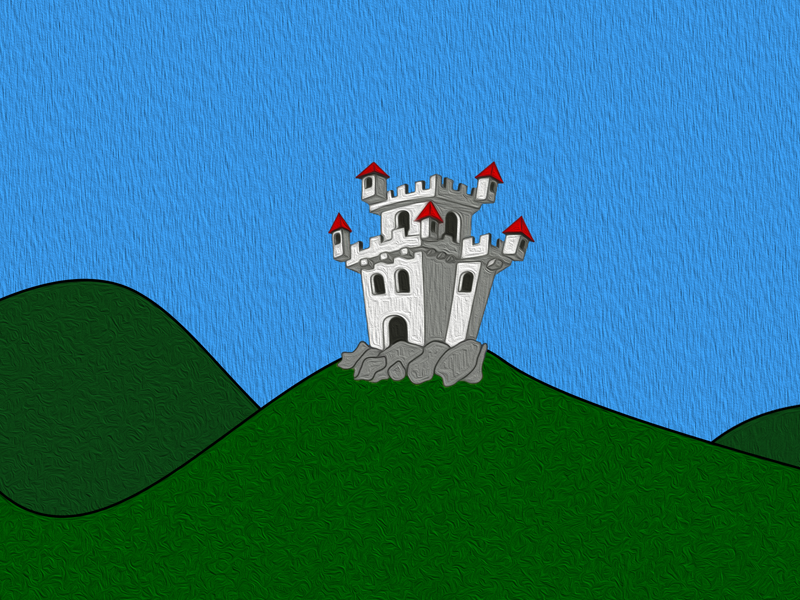
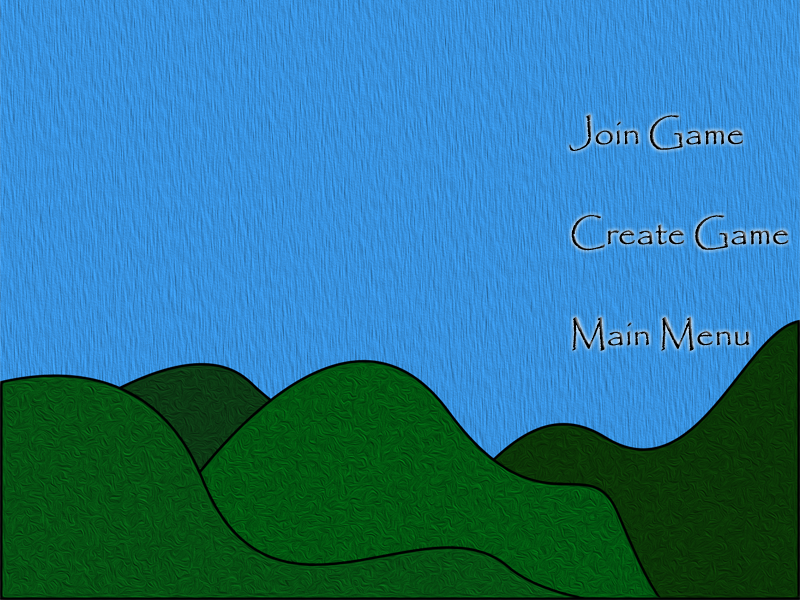
Revision of a layered (800, 600) image; what changed, layer by layer:
added group "Rasterized" with 9 layers above "Unrasterized" over (x1=53, y1=110, x2=793, y2=355)
added group "BaseMenu" (1st of 2, in "Rasterized") with 3 layers in group "Rasterized" over (x1=565, y1=110, x2=793, y2=355)
added layer "Main Menu" (1st of 2, in "Rasterized" › "BaseMenu") in group "BaseMenu" over (x1=568, y1=313, x2=754, y2=355)
added layer "Create Game" (1st of 2, in "Rasterized" › "BaseMenu") in group "BaseMenu" over (x1=567, y1=211, x2=793, y2=255)
added layer "Join Game" (1st of 2, in "Rasterized" › "BaseMenu") in group "BaseMenu" over (x1=565, y1=110, x2=747, y2=155)
renamed "Layer 1" to "Background", painted on it over (x1=0, y1=0, x2=800, y2=600)
